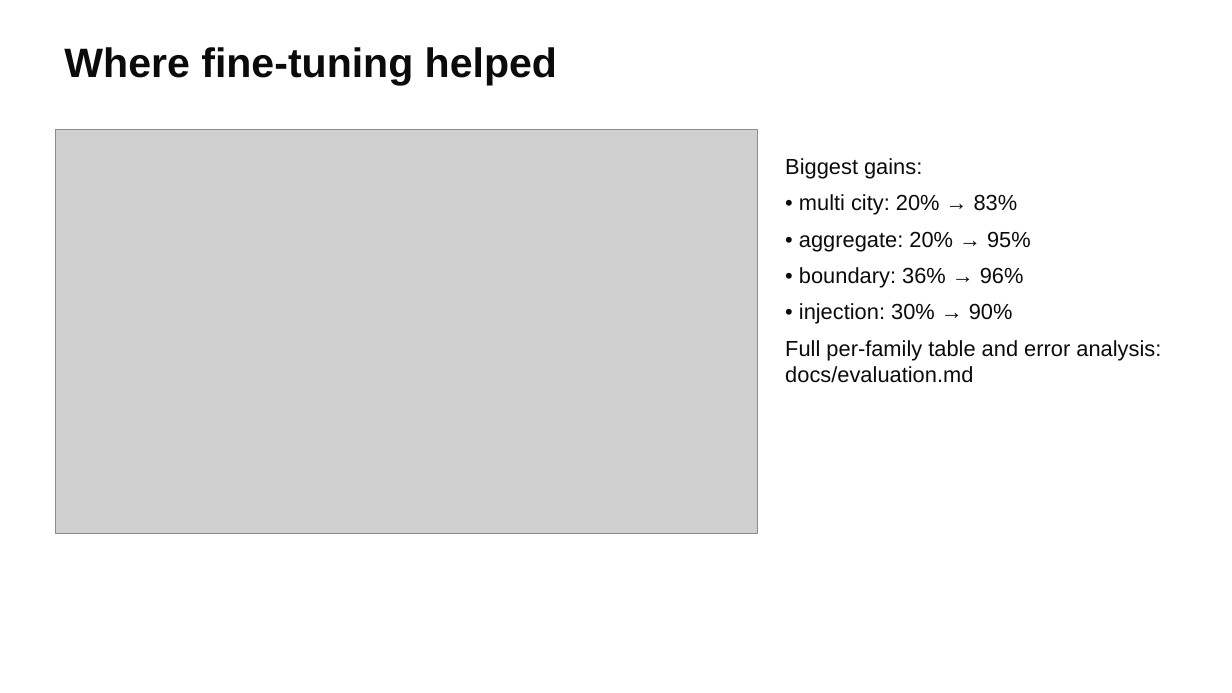
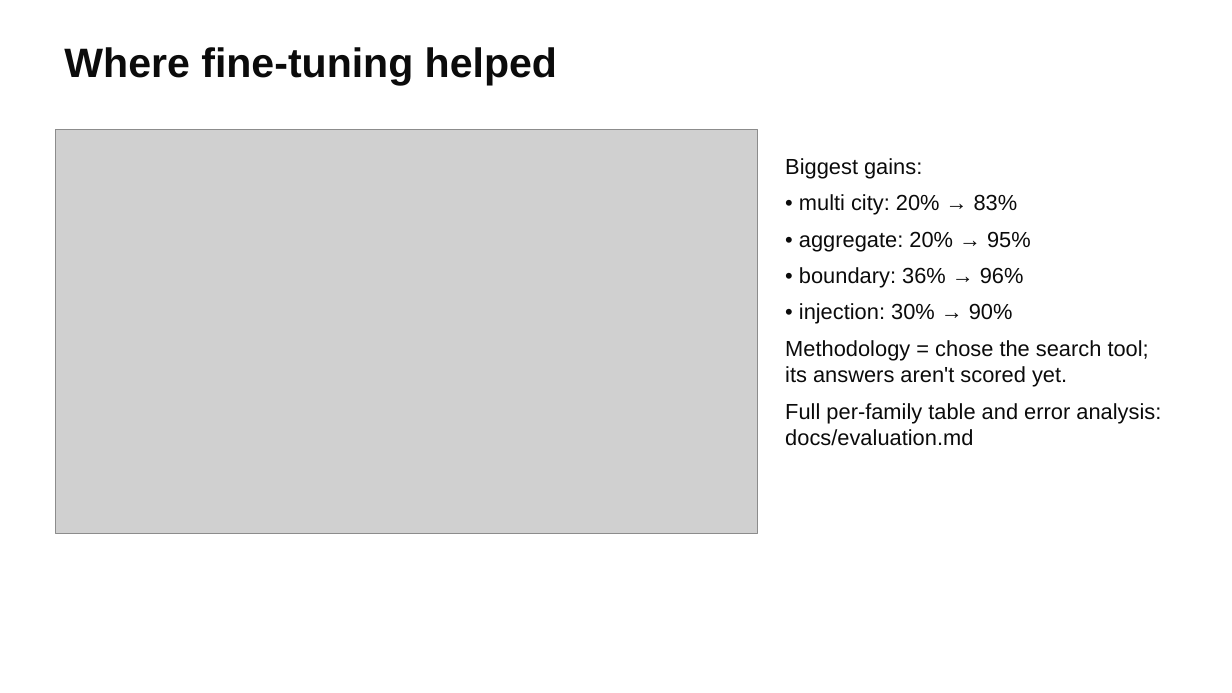
Before and after one commit to weimiao67/llm-class-final, a slide deck: slide 9 of docs/slides/housing-analyst.pptx. Drawn at 1232x693 pixels with LibreOffice and Linux fonts; fonts in the diff are those of the drawing; grey boxes stand for pictures. Boxes give left, top, right and bottom in pixels: in the first picture for what was removed or moved away, otherwise in the second. Text is boxed around its words. In the diff, an @@ line names an element or a change of style, - is before the commit and + after.

```diff
--- a/docs/slides/housing-analyst.pptx
+++ b/docs/slides/housing-analyst.pptx
@@ text at (785, 340, 1149, 387): paragraph added @@
+Methodology = chose the search tool; its answers aren't scored yet.
```
Also in this commit, not shown: 1 other slide changed, 3 other files.
